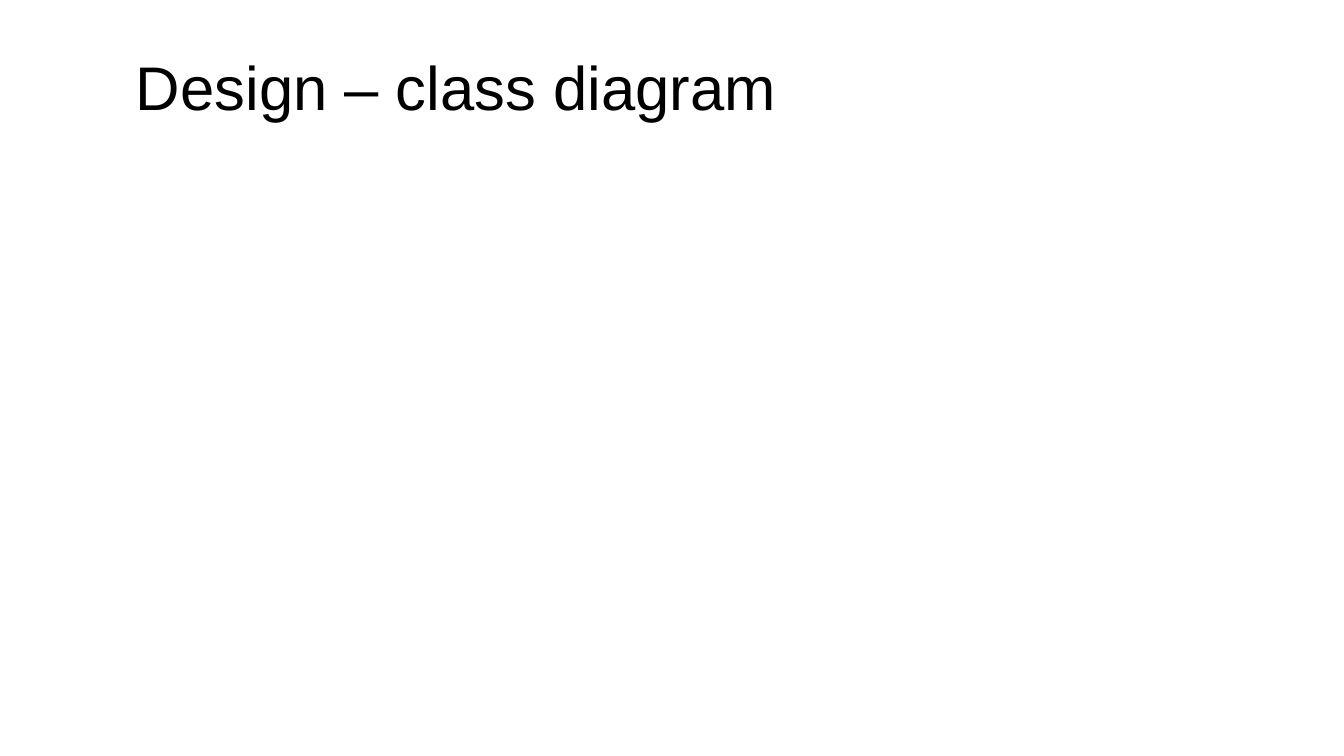
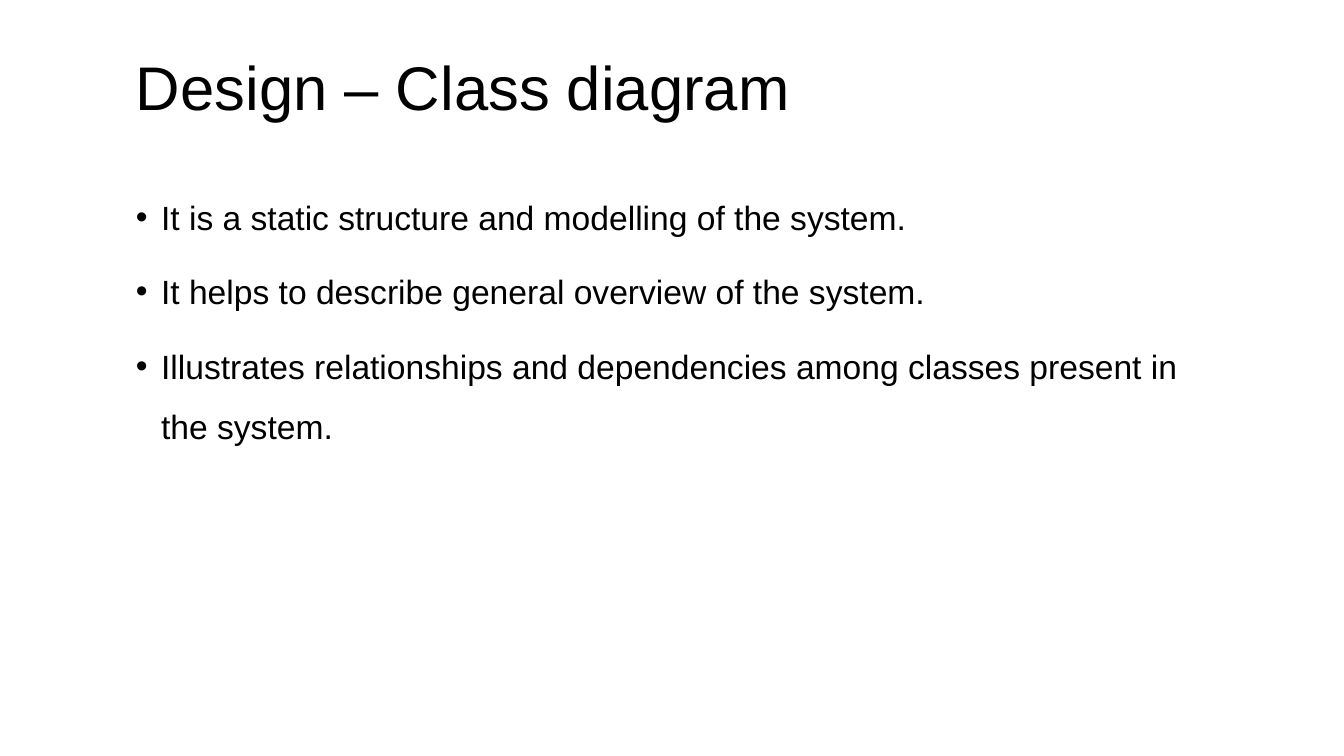
Before and after one commit to sdaisyna/PharmacyMS, a slide deck: slide 20 of Design/Medino Pharmacy.pptx (slide 19 before the commit). Drawn at 1344x756 pixels with LibreOffice and Linux fonts; fonts in the diff are those of the drawing. Boxes give left, top, right and bottom in pixels: in the first picture for what was removed or moved away, otherwise in the second. Text is boxed around its words. In the diff, an @@ line names an element or a change of style, - is before the commit and + after.

```diff
--- a/Design/Medino Pharmacy.pptx
+++ b/Design/Medino Pharmacy.pptx
@@ title at [136,65,789,122]: text changed @@
-Design – class diagram
+Design – Class diagram
@@ text added at [161,205,1177,446], 24 pt, text #000000 @@
+• It is a static structure and modelling of the system.
+• It helps to describe general overview of the system.
+• Illustrates relationships and dependencies among classes present in the system.
```
Also in this commit, not shown: 15 other slides changed, 8 slides added, 12 slides removed, 2 other files.
